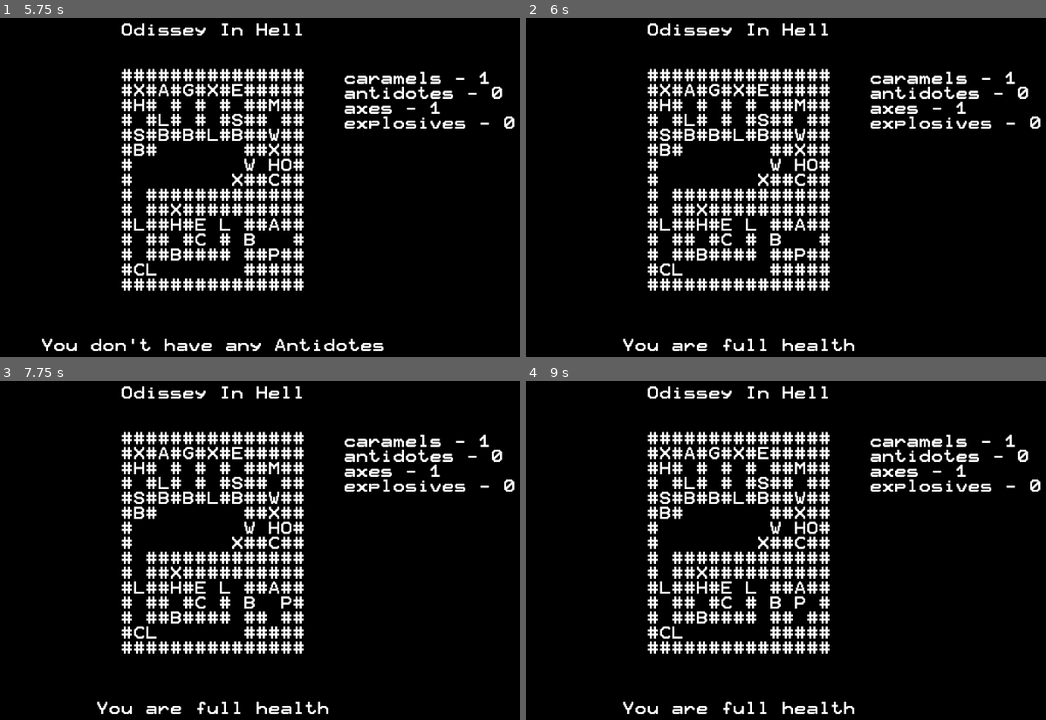
Above: before the commit, frames 1-4 (two rows, left to right).
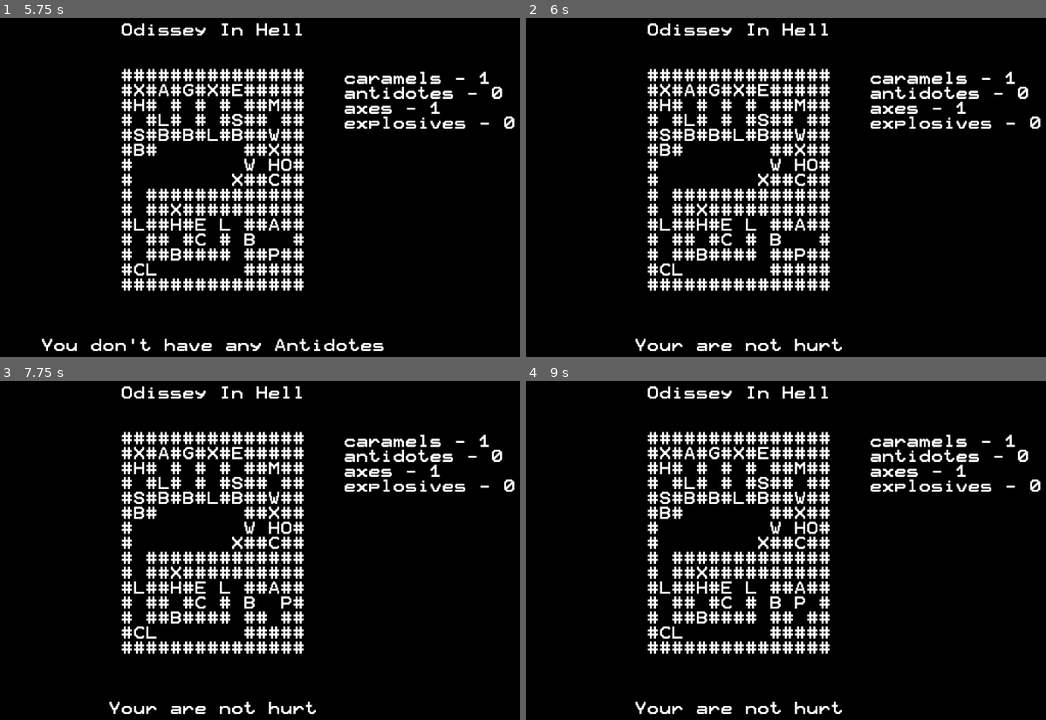
Above: after the commit, the same moments.

Repository: Dukebot/Odissey-in-Hell
Game: Godot game, scene res://src/Main.tscn
Same seed, same stepped clock (60 frames per second), same inputs: the game is played once before the commit and once after it.
Inputs:
- Up to frame 1 (5.75 s): tap Enter at 0.5 s; hold Right (move_right) 0.53-1.28 s; tap N (no) at 0.6, 3.05, 4.35 s; tap A (use_antidote) at 0.8, 1.35, 3.8, 5.1 s; tap Space (continue) at 1.25, 2, 2.75, 3.5, 3.6, 4.25 s; hold Down (move_down) 1.28-2.03 s; tap C (use_caramel) at 1.55, 2.1, 4.55 s; hold Right (move_right) 2.03-2.78 s; tap Y (yes) at 2.3, 2.85, 5.3 s; hold Up (move_up) 2.78-3.53 s; hold Left (move_left) 3.53-5.03 s; hold Down (move_down) from 5.03 s (still down)
- Up to frame 2 (6 s): release Down (move_down) at 5.78 s; hold Right (move_right) from 5.78 s (still down); tap C (use_caramel) at 5.85 s
- Up to frame 3 (7.75 s): tap N (no) at 6.05, 7.35 s; release Right (move_right) at 6.53 s; hold Up (move_up) 6.53-7.28 s; tap Y (yes) at 6.6 s; tap A (use_antidote) at 6.8 s; hold Right (move_right) from 7.28 s (still down); tap C (use_caramel) at 7.55 s
- Up to frame 4 (9 s): release Right (move_right) at 8.03 s; hold Down (move_down) 8.03-8.78 s; tap A (use_antidote) at 8.1 s; tap Y (yes) at 8.3 s; hold Left (move_left) from 8.78 s (still down); tap C (use_caramel) at 8.85 s

Frame 1 is identical in both runs. In frame 2, 0.7% of the frame differs, in the area x 18-64%, y 94-99%; in frame 3, 0.7%; in frame 4, 0.7%.

Commit message:
Some messages changed

Diff:
--- a/src/CombatState.gd
+++ b/src/CombatState.gd
@@ -88,7 +88,7 @@
 		if enemy["health"] < 0:
 			map[enemy_x][enemy_y] = " "
 			main.set_move_state()
-			main.show_message("You've defeated " + enemy["name"])
+			main.show_message("You defeated the " + enemy["name"])
 		else:
 			turn = 1
 			turn_phase = 0
@@ -100,7 +100,7 @@
 		for status_ailment in status_ailments:
 			if status_ailment == "poison":
 				character["health"] -= 5
-				messages.append("The poison inficts, 5 damage to " + character["name"])
+				messages.append("The poison lowers " + character["name"] + "'s health by 5 points")
 			elif status_ailment == "stun":
 				messages.append("You are stunned and can't act this turn.")
 
--- a/src/MoveState.gd
+++ b/src/MoveState.gd
@@ -90,7 +90,7 @@
 		if inventory["axes"] > 0:
 			main.set_use_item_state("axes", x, y, "Do you want to use an Ax to destroy the Barred Door?")
 		else:
-			show_message("You need an Ax to destroy a Barred Door")
+			show_message("You need an Ax to open a Barred Door")
 	elif map[x][y] == "W":
 		if inventory["explosives"] > 0:
 			main.set_use_item_state("explosives", x, y, "Do you want to use an Explosive to destroy the Cracked Wall?")
--- a/src/StaticClasses/Inventory.gd
+++ b/src/StaticClasses/Inventory.gd
@@ -8,7 +8,7 @@
 		if player["health"] < player["max_health"]:
 			message = "Do you want to use a Caramel?"
 		else:
-			message = "You are full health"
+			message = "Your are not hurt"
 	else:
 		message = "You don't have any Caramels"
 	return message
@@ -24,7 +24,7 @@
 static func use_caramel(inventory: Dictionary, player: Dictionary) -> String:
 	player["health"] += 10
 	inventory["caramels"] -= 1
-	return "You use a Caramel and heal 10 points of life"
+	return "You use a Caramel and recover 10 health points"
 
 
 #Antidotes...
@@ -51,4 +51,4 @@
 static func use_antidote(inventory: Dictionary, player: Dictionary) -> String:
 	Character.remove_status_ailment(player, "poison")
 	inventory["antidotes"] -= 1
-	return "You use an Antidote and heal the poison"
+	return "The Antidote washes the poison off your blood"
--- a/src/UseItemState.gd
+++ b/src/UseItemState.gd
@@ -21,12 +21,12 @@
 
 		elif map[item_x][item_y] == "B":
 			map[item_x][item_y] = " "
-			main.show_message("You destroy the Barred Door with your Ax")
+			main.show_message("You open the Barred Door with the Ax")
 			inventory[item] -= 1
 
 		elif map[item_x][item_y] == "W":
 			map[item_x][item_y] = " "
-			main.show_message("You destroy the Cracked Wall with your Explosive")
+			main.show_message("You destroy the Cracked Wall with the Explosive")
 			inventory[item] -= 1
 
 		main.set_move_state()
